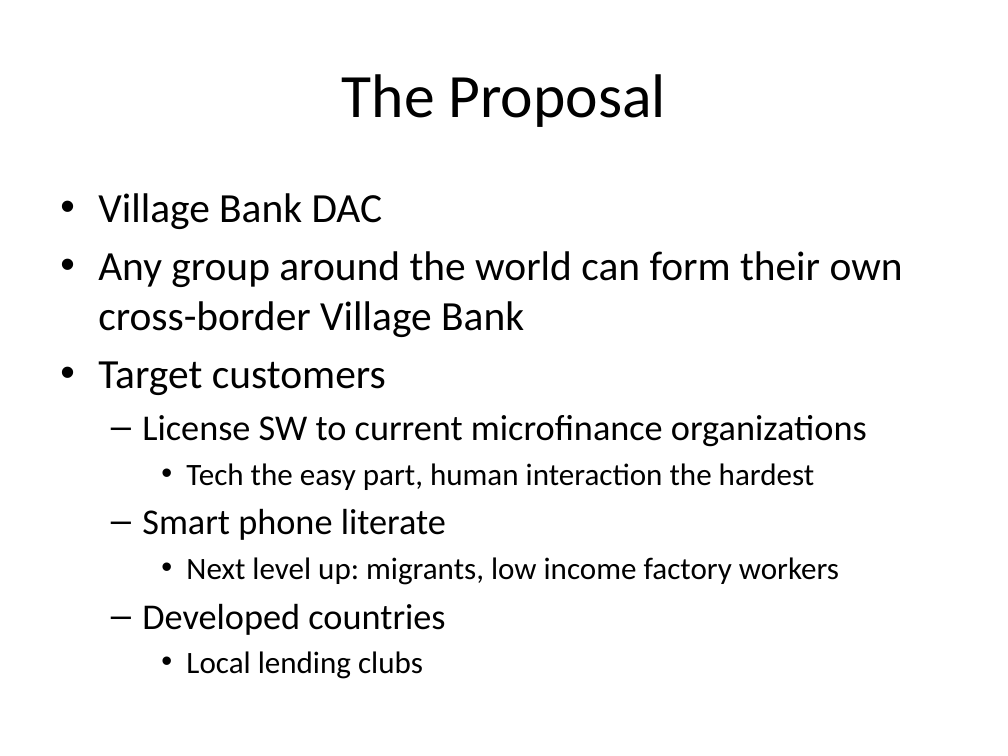
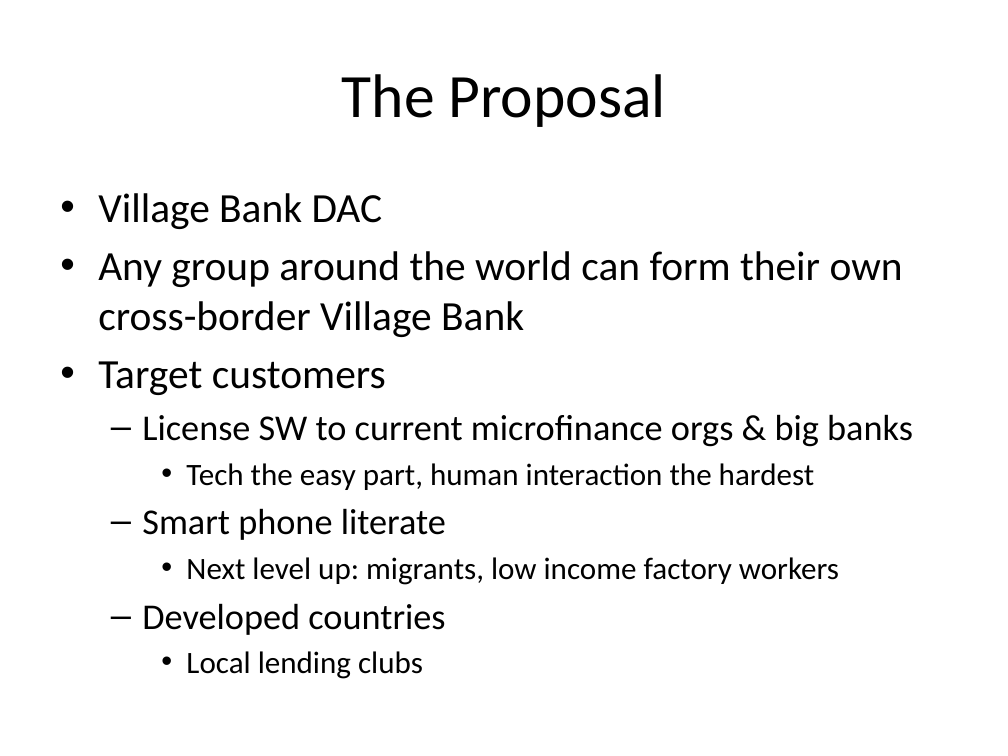
Before and after one commit to huang-pan/village-bank, a slide deck: slide 6 of Village Bank Short.pptx. Drawn at 1008x756 pixels with LibreOffice and Linux fonts; fonts in the diff are those of the drawing. Boxes give left, top, right and bottom in pixels: in the first picture for what was removed or moved away, otherwise in the second. Text is boxed around its words. In the diff, an @@ line names an element or a change of style, - is before the commit and + after.

```diff
--- a/Village Bank Short.pptx
+++ b/Village Bank Short.pptx
@@ text at [142,414,913,447]: text changed @@
-  – License SW to current microfinance organizations
+  – License SW to current microfinance orgs & big banks
```
Also in this commit, not shown: 2 other files.
